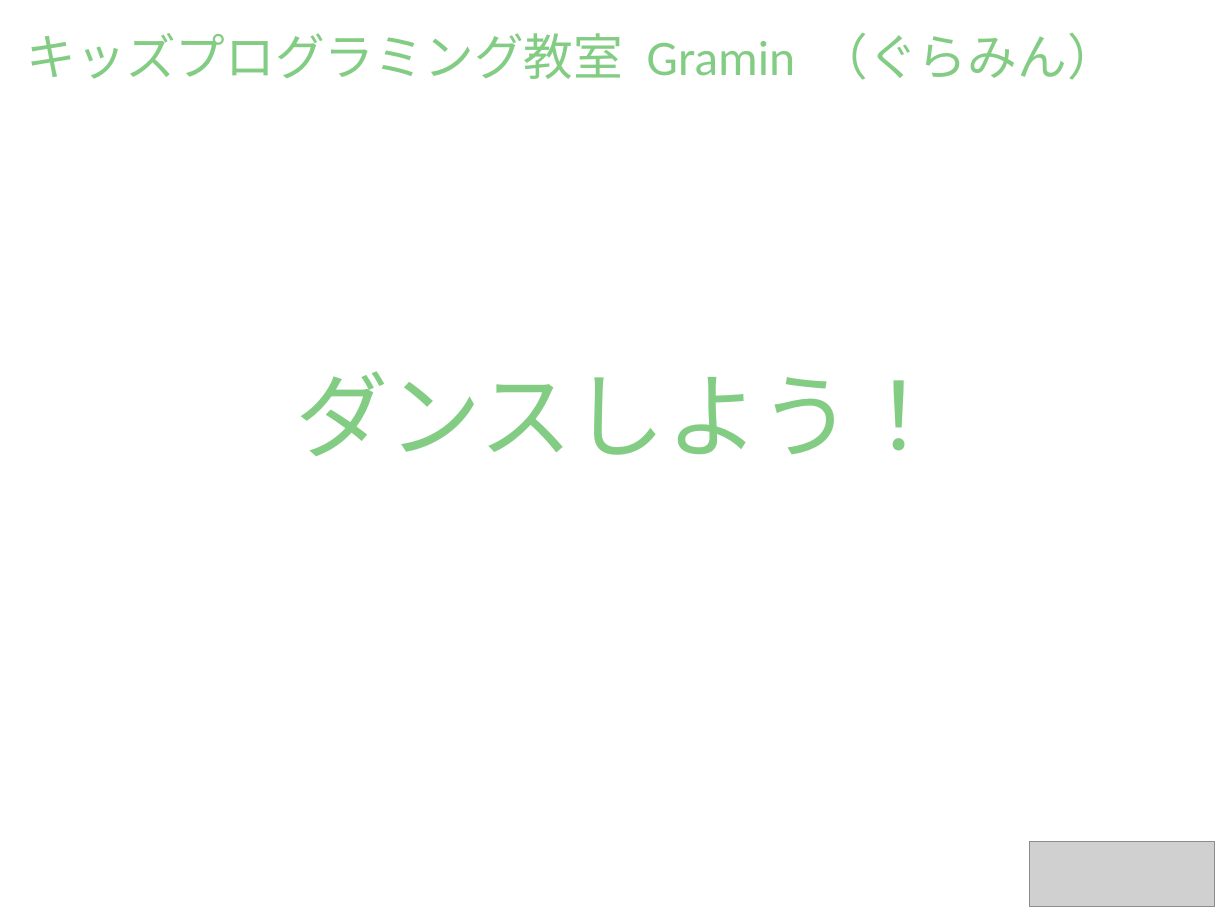
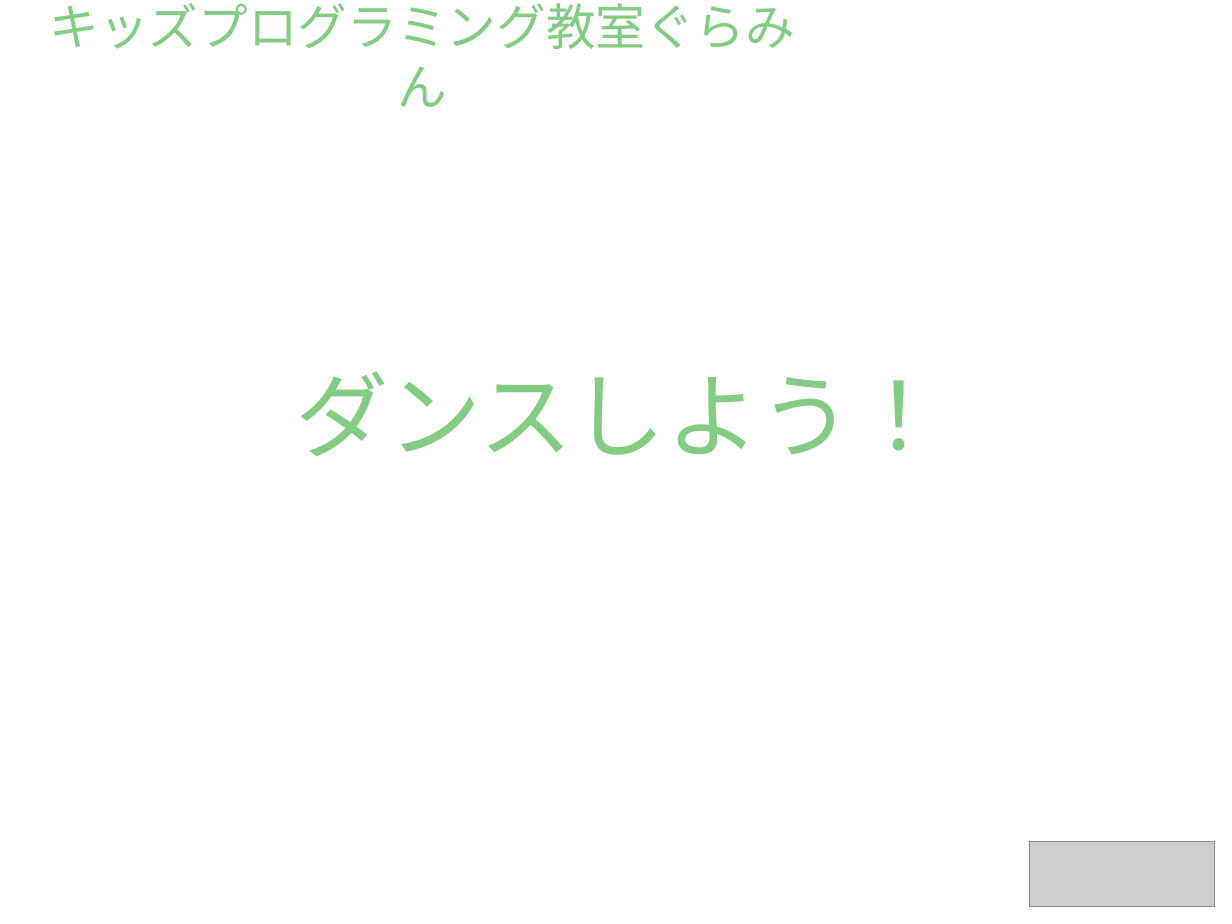
Before and after one commit to gramin-programming/kids-programming-resource, a slide deck: slide 1 of スクラッチクラブ/ダンスしよう.odp. Drawn at 1232x924 pixels with LibreOffice and Linux fonts; fonts in the diff are those of the drawing; grey boxes stand for pictures; background and template pictures are left out. Boxes give left, top, right and bottom in pixels: in the first picture for what was removed or moved away, otherwise in the second. Text is boxed around its words. In the diff, an @@ line names an element or a change of style, - is before the commit and + after.

Commit message:
Gramin -> ぐらみん

```diff
--- a/スクラッチクラブ/ダンスしよう.odp
+++ b/スクラッチクラブ/ダンスしよう.odp
@@ title at bbox=[49, 3, 794, 107]: text changed @@
-キッズプログラミング教室 Gramin （ぐらみん）
+キッズプログラミング教室ぐらみん
```
Also in this commit, not shown: 59 other files.
